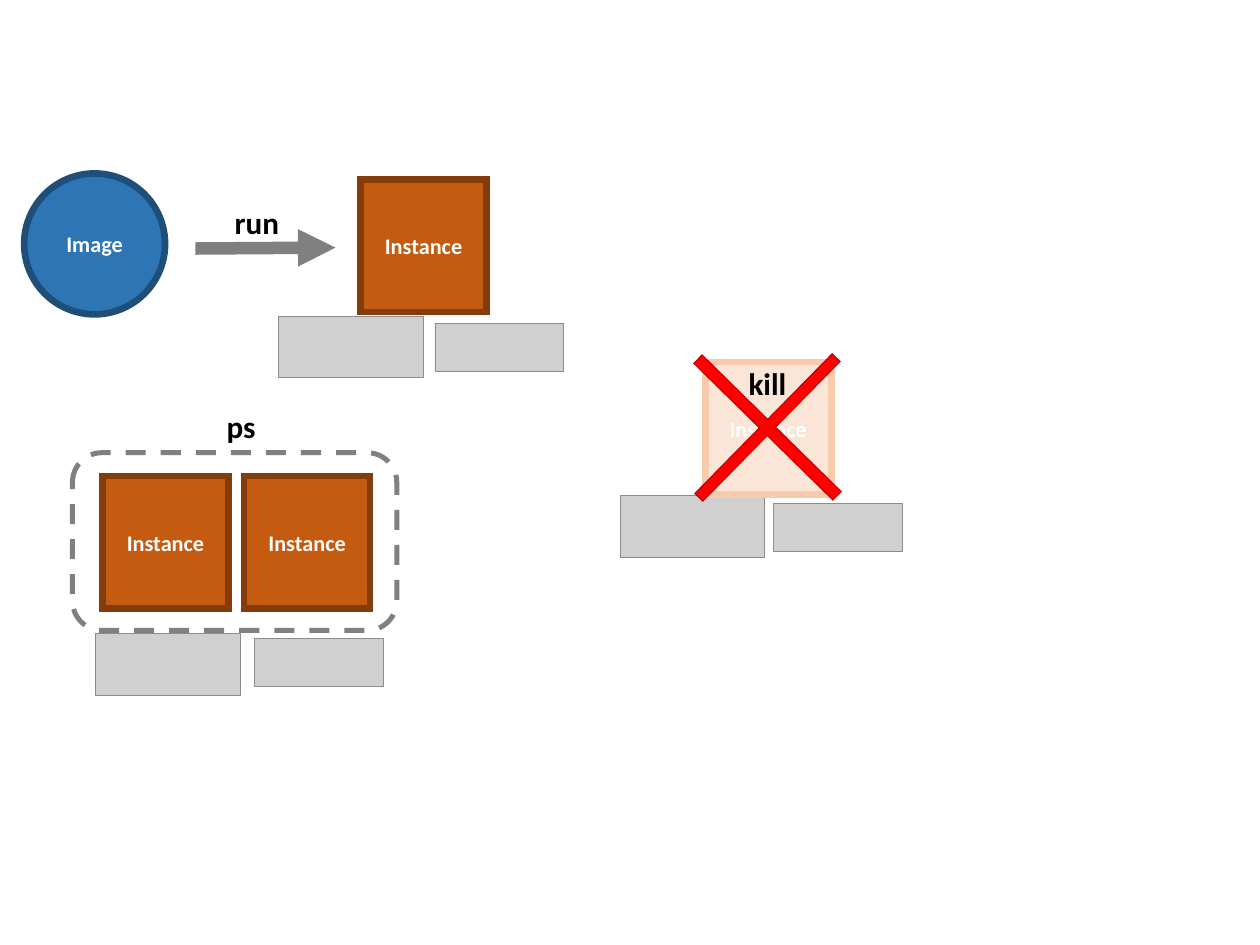
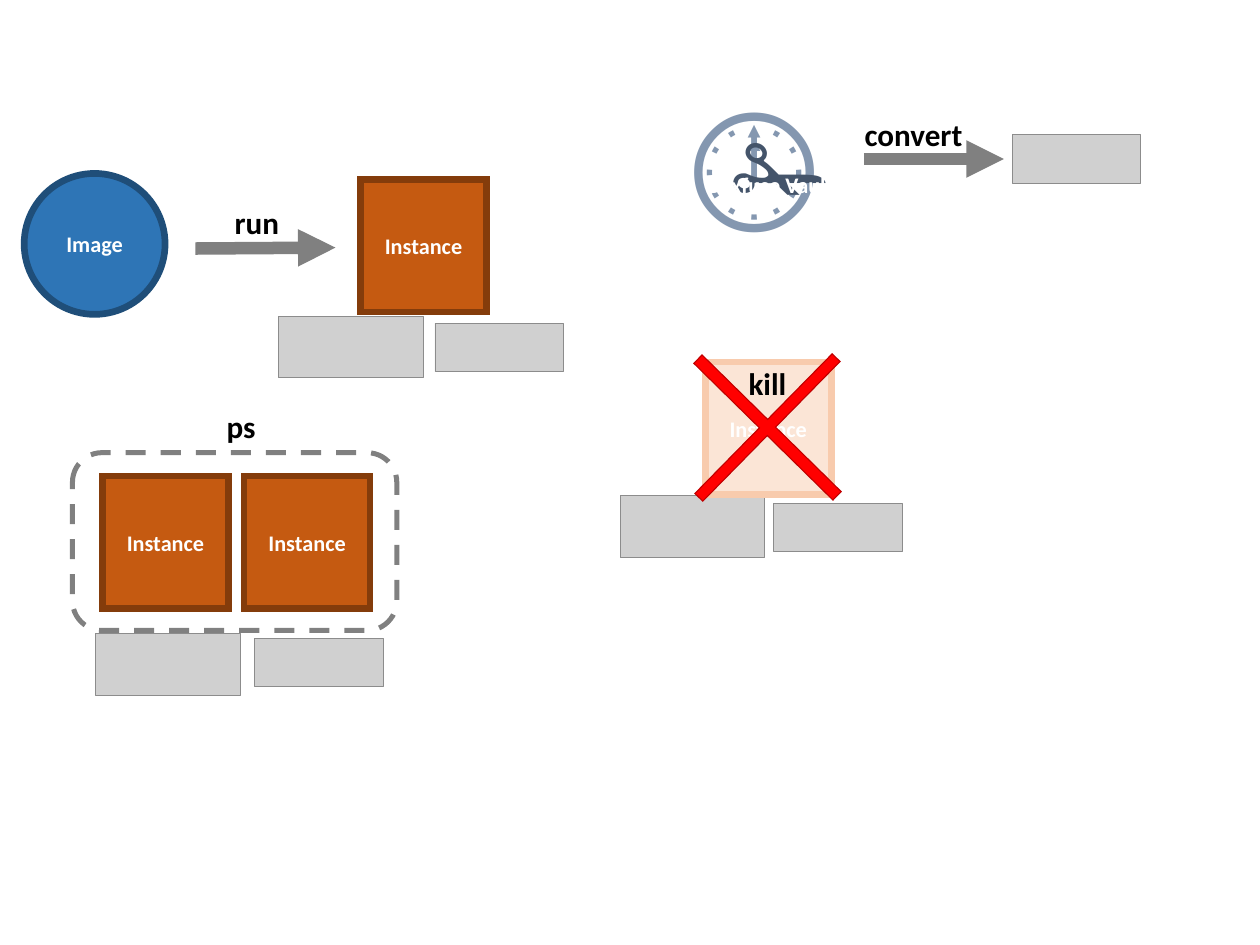
Before and after one commit to flyway/boxfuse.com, a slide deck: slide 15 of _sources/GettingStarted.pptx. Drawn at 1260x945 pixels with LibreOffice and Linux fonts; fonts in the diff are those of the drawing; grey boxes stand for pictures. Boxes give left, top, right and bottom in pixels: in the first picture for what was removed or moved away, otherwise in the second. Text is boxed around its words. In the diff, an @@ line names an element or a change of style, - is before the commit and + after.

```diff
--- a/_sources/GettingStarted.pptx
+++ b/_sources/GettingStarted.pptx
@@ text added at <box>680,59,924,253</box>, 138 pt, text #8497B0 @@
+🕛
@@ text added at <box>724,97,816,246</box>, 105 pt, text #44546A @@
+✁
@@ text added at <box>865,126,963,154</box>, 28 pt, text #000000, bold @@
+convert
@@ picture added at <box>1012,134,1140,183</box> @@
@@ text added at <box>707,174,833,199</box>, 20 pt, text #FFFFFF, bold @@
+Boxfuse Vault
@@ arrow added from (864, 159) to (1004, 159), #808080 11.25 pt @@
```
Also in this commit, not shown: 2 other slides changed, 16 other files.
